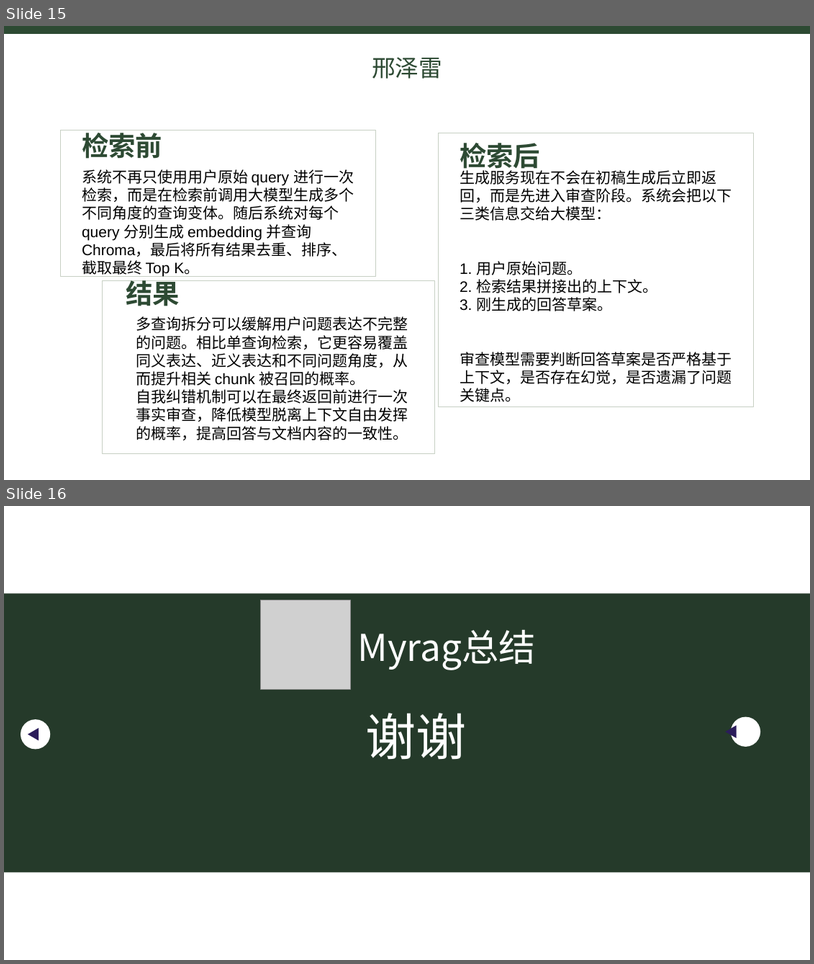
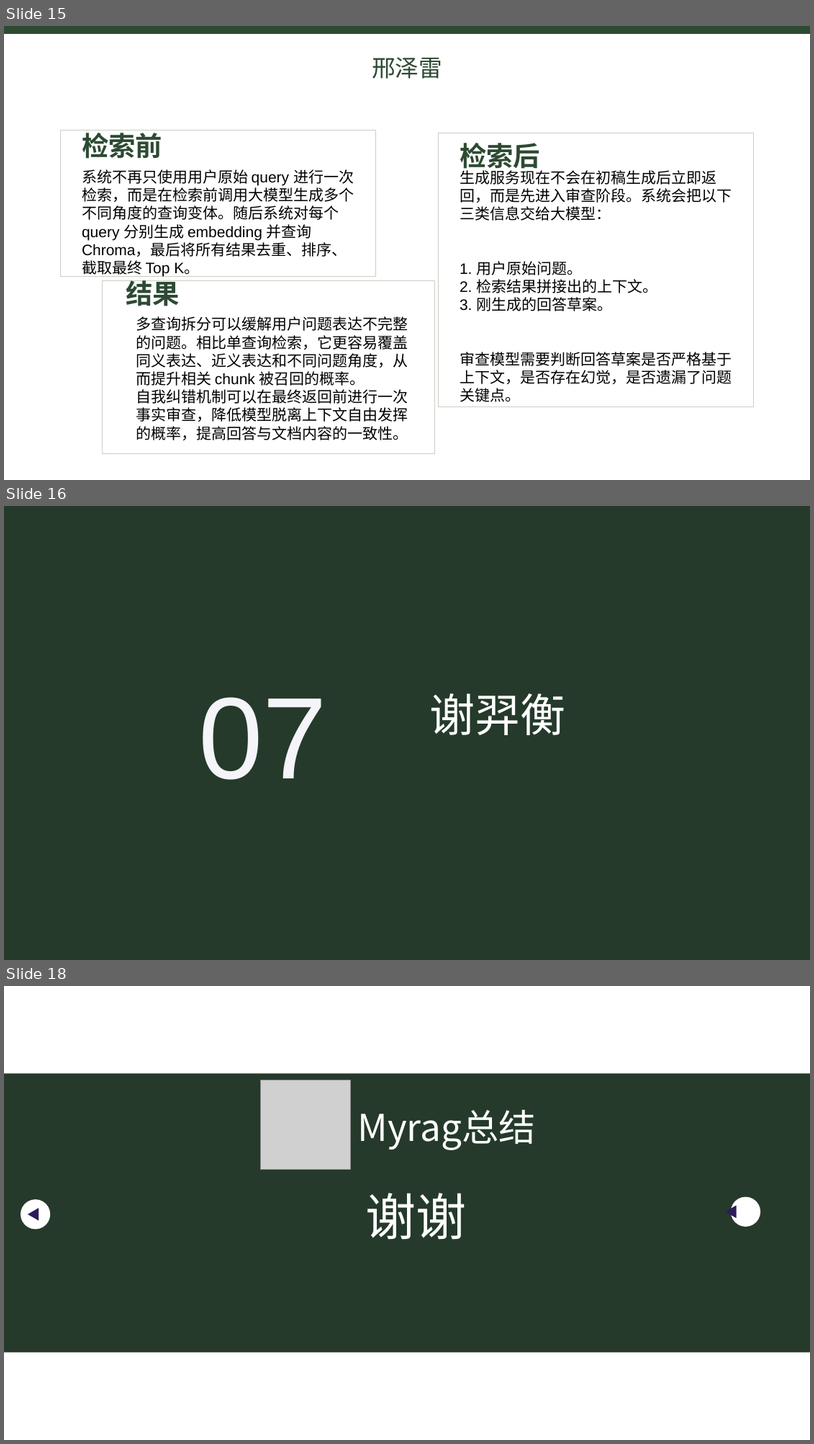
Before and after one commit to fivekilo/myrag, a slide deck: report/myrag总结.pptx. Shown one above the other, each under a label of ours: slides 15 and 16 before the commit, slides 15, 16 and 18 after it; the slides between them are not shown. The pictures are 814x964 and 814x1444 pixels, drawn with LibreOffice and Linux fonts; fonts in the diff are those of the drawing; grey boxes stand for pictures. Boxes give left, top, right and bottom in pixels: in the first picture for what was removed or moved away, otherwise in the second. Text is boxed around its words. In the diff, an @@ line names an element or a change of style, - is before the commit and + after.

Commit message:
谢羿衡报告部分

```diff
--- a/report/myrag总结.pptx
+++ b/report/myrag总结.pptx
@@ slide 16 added at [4,506,810,960], background #253A2A @@
@@ text added at [198,697,327,780], 138 pt, text #F5F4F9 @@
+07
@@ text added at [430,693,566,735], 54 pt, text #FFFFFF @@
+谢羿衡
@@ what was slide 16 is now slide 18 @@
```
Also in this commit, not shown: 1 other slide added, 1 other file.
